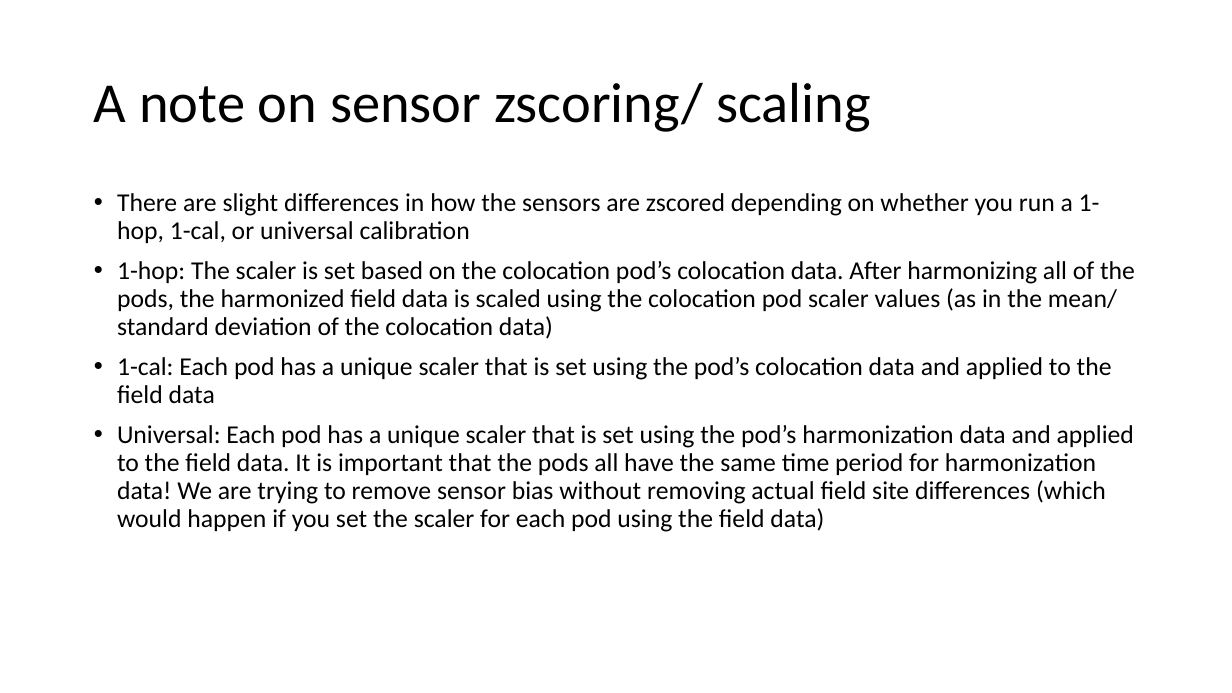
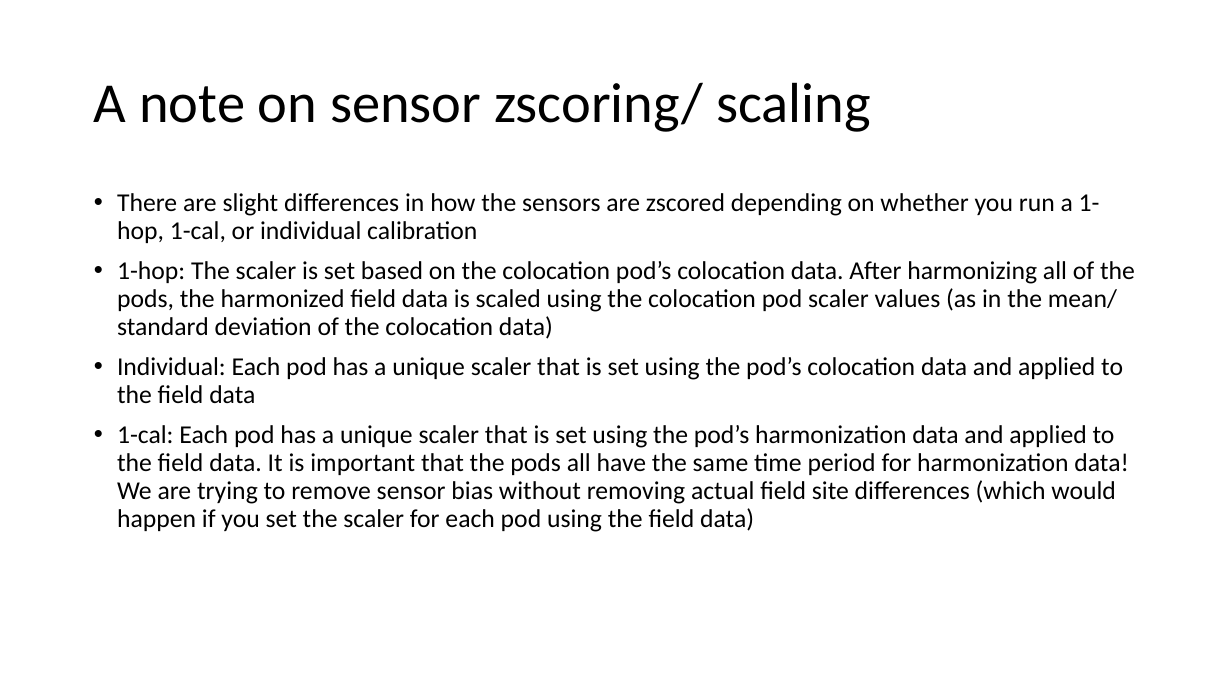
Before and after one commit to cafr1977/MPC_python, a slide deck: slide 54 of Python MPC updated.pptx. Drawn at 1232x693 pixels with LibreOffice and Linux fonts; fonts in the diff are those of the drawing. Boxes give left, top, right and bottom in pixels: in the first picture for what was removed or moved away, otherwise in the second. Text is boxed around its words. In the diff, an @@ line names an element or a change of style, - is before the commit and + after.

Commit message:
MPC with one-hop, one-cal, and universal cal options - 4/15/26

```diff
--- a/Python MPC updated.pptx
+++ b/Python MPC updated.pptx
@@ text at (117, 193, 1100, 243): text changed @@
-• There are slight differences in how the sensors are zscored depending on whether you run a 1-hop, 1-cal, or universal calibration
+• There are slight differences in how the sensors are zscored depending on whether you run a 1-hop, 1-cal, or individual calibration
@@ text at (117, 357, 1129, 532): text changed @@
-• 1-cal: Each pod has a unique scaler that is set using the pod’s colocation data and applied to the field data
-• Universal: Each pod has a unique scaler that is set using the pod’s harmonization data and applied to the field data. It is important that the pods all have the same time period for harmonization data! We are trying to remove sensor bias without removing actual field site differences (which would happen if you set the scaler for each pod using the field data)
+• Individual: Each pod has a unique scaler that is set using the pod’s colocation data and applied to the field data
+• 1-cal: Each pod has a unique scaler that is set using the pod’s harmonization data and applied to the field data. It is important that the pods all have the same time period for harmonization data! We are trying to remove sensor bias without removing actual field site differences (which would happen if you set the scaler for each pod using the field data)
```
Also in this commit, not shown: 19 other slides changed, 8 other files.
